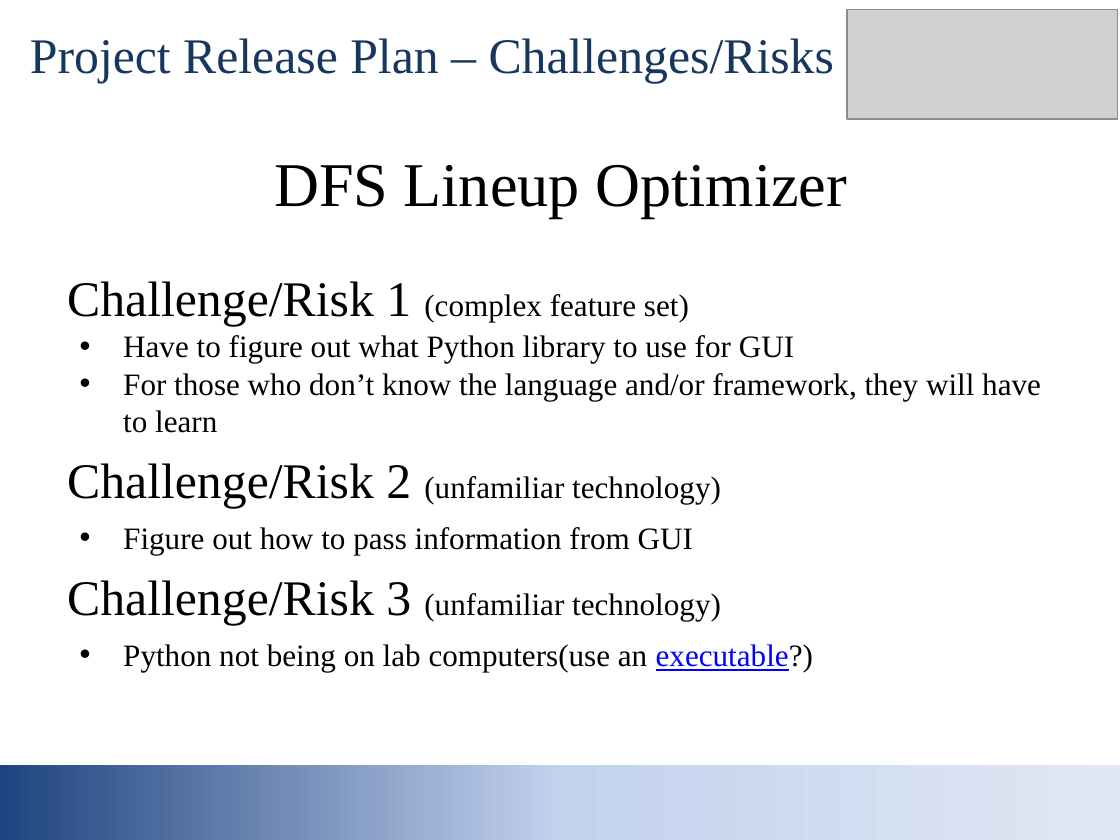
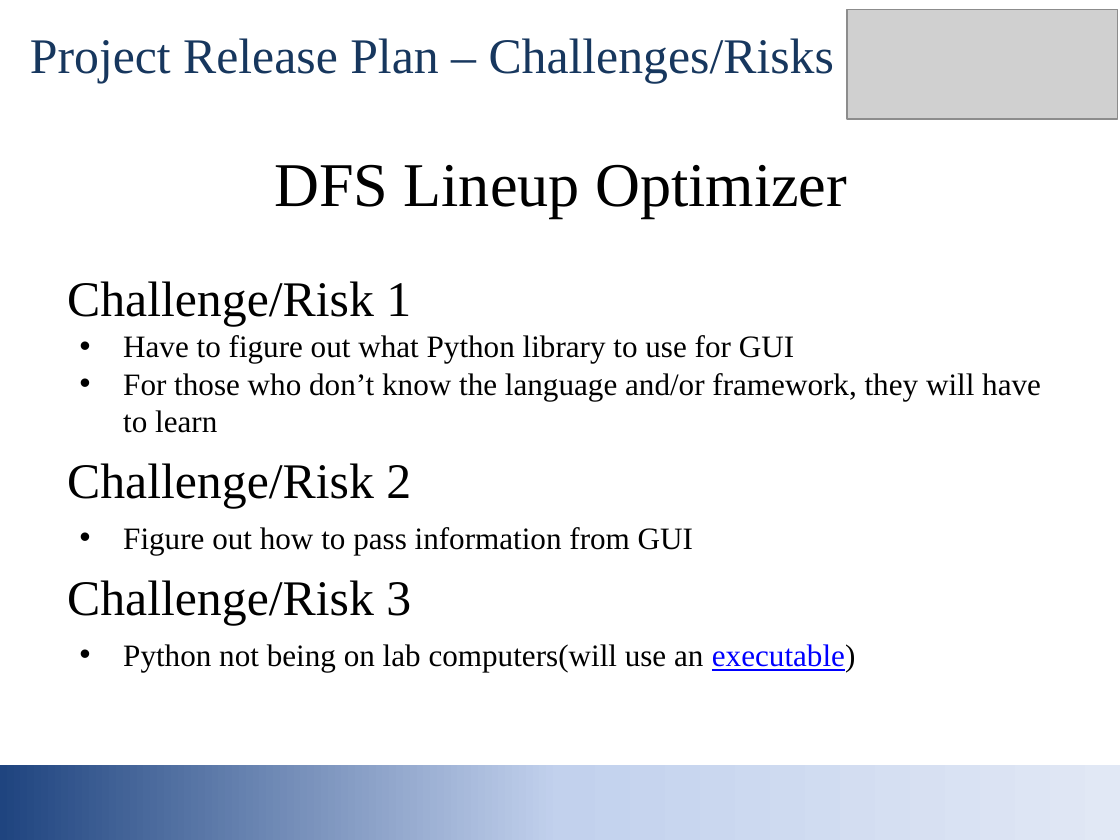
Before and after one commit to gautam0826/DFS-Optimizer, a slide deck: slide 8 of Project Release Plan.pptx (slide 5 before the commit). Drawn at 1120x840 pixels with LibreOffice and Linux fonts; fonts in the diff are those of the drawing; grey boxes stand for pictures. Boxes give left, top, right and bottom in pixels: in the first picture for what was removed or moved away, otherwise in the second. Text is boxed around its words. In the diff, an @@ line names an element or a change of style, - is before the commit and + after.

```diff
--- a/Project Release Plan.pptx
+++ b/Project Release Plan.pptx
@@ text at bbox=[67, 281, 411, 326]: text changed; size 20 to 32 pt @@
-Challenge/Risk 1 (complex feature set)
+Challenge/Risk 1
@@ text at bbox=[67, 463, 411, 508]: text changed; size 20 to 32 pt @@
-Challenge/Risk 2 (unfamiliar technology)
+Challenge/Risk 2
@@ text at bbox=[67, 580, 856, 672]: text changed @@
-Challenge/Risk 3 (unfamiliar technology)
-• Python not being on lab computers(use an executable?)
+Challenge/Risk 3
+• Python not being on lab computers(will use an executable)
```
Also in this commit, not shown: 4 other slides changed, 3 slides added, 1 other file.
